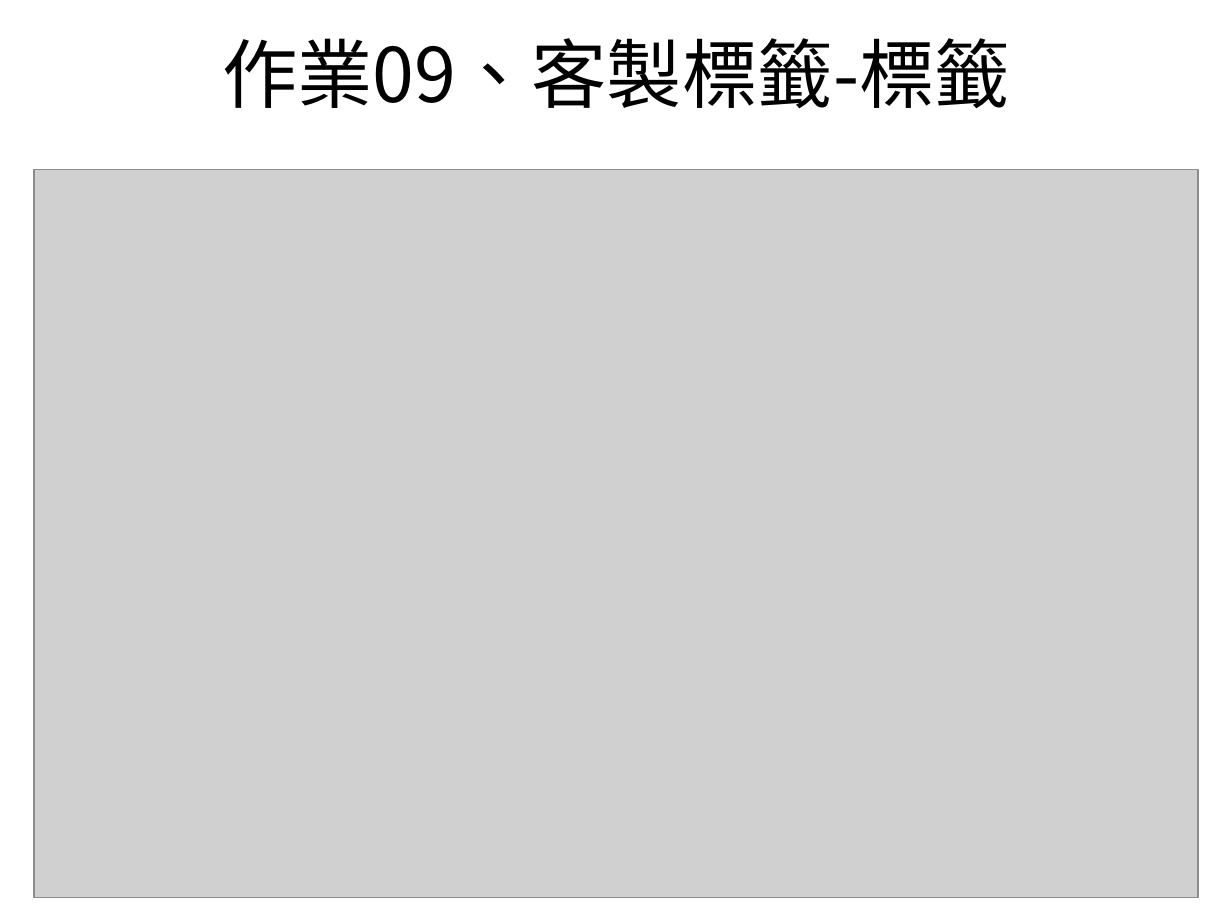
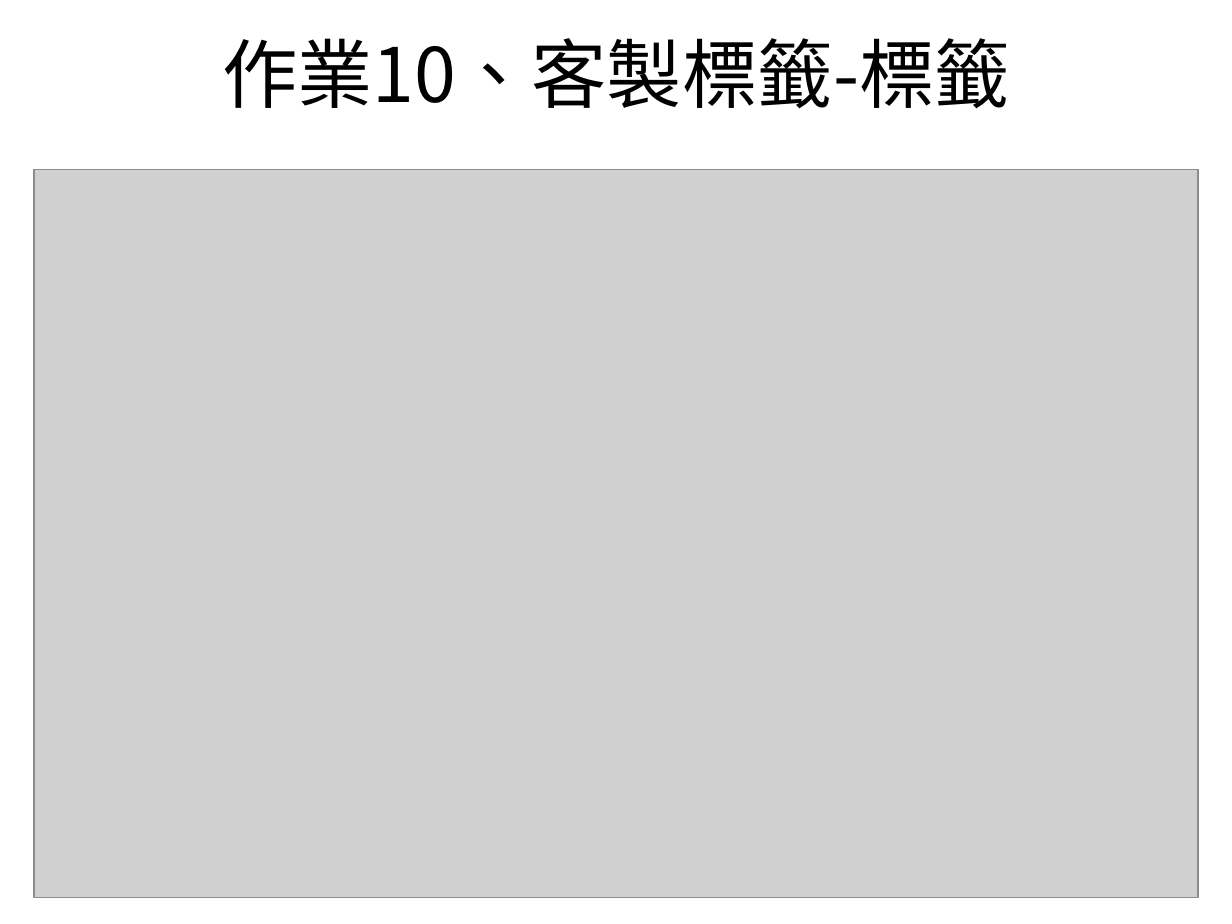
Before and after one commit to bfhaha/bfhaha.github.io, a slide deck: slide 17 of salesforce.ppt. Drawn at 1232x924 pixels with LibreOffice and Linux fonts; fonts in the diff are those of the drawing; grey boxes stand for pictures. Boxes give left, top, right and bottom in pixels: in the first picture for what was removed or moved away, otherwise in the second. Text is boxed around its words. In the diff, an @@ line names an element or a change of style, - is before the commit and + after.

```diff
--- a/salesforce.ppt
+++ b/salesforce.ppt
@@ title at <box>222,38,1010,109</box>: text changed @@
-作業09、客製標籤-標籤
+作業10、客製標籤-標籤
```
Also in this commit, not shown: 14 other slides changed.
